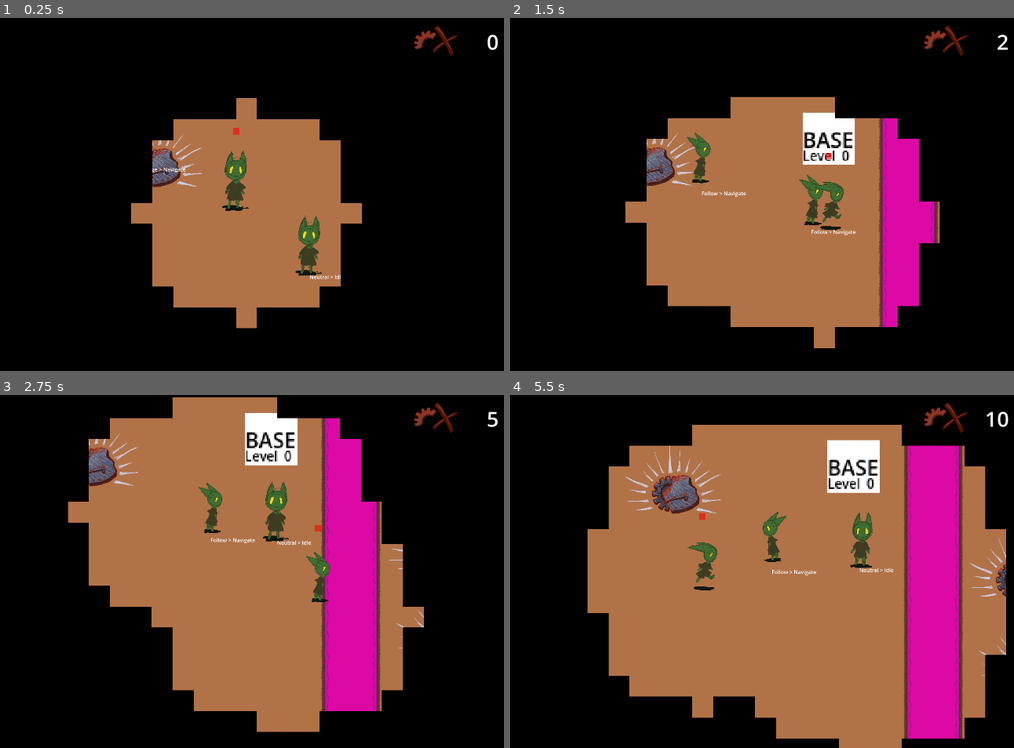
Above: before the commit, frames 1-4 (two rows, left to right).
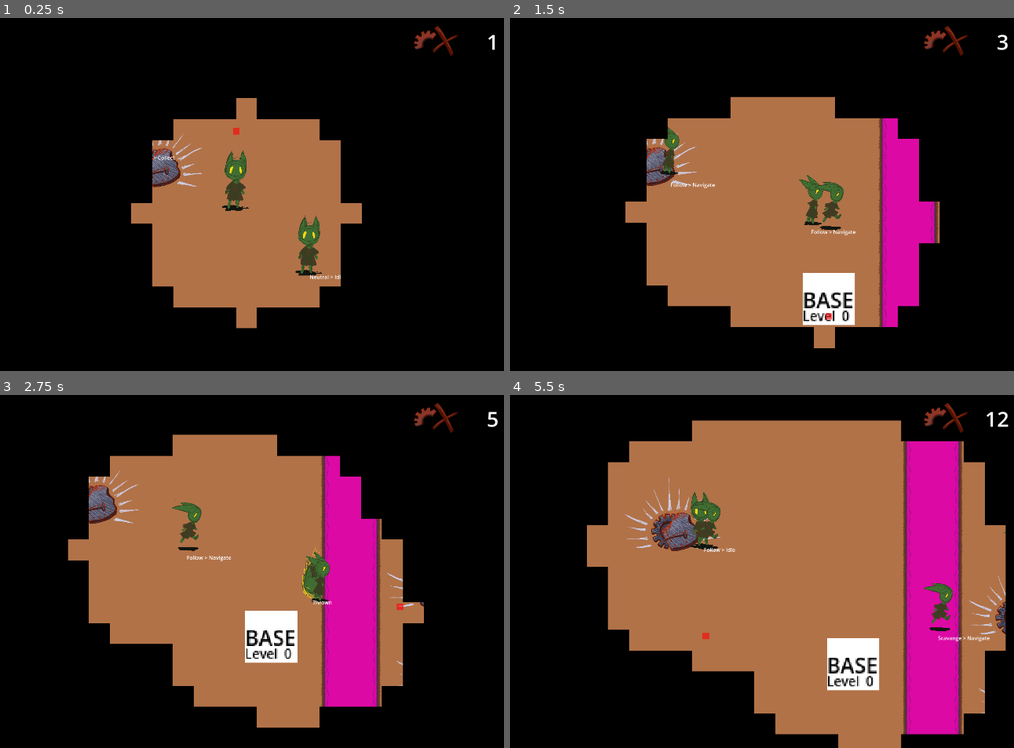
Above: after the commit, the same moments.

Repository: loteque/GoblinGame
Game: Godot game, scene res://main.tscn
Same seed, same stepped clock (60 frames per second), same inputs: the game is played once before the commit and once after it. Sound files missing from this copy of the repository are replaced by a short silence.
Inputs:
- Up to frame 1 (0.25 s): no input
- Up to frame 2 (1.5 s): hold D (right) 0.53-1.28 s; hold Shift (call) 0.53-1.28 s; hold S (down) from 1.28 s (still down); tap G (place) at 1.35 s
- Up to frame 3 (2.75 s): release S (down) at 2.03 s; hold D (right) from 2.03 s (still down); tap Space (select) at 2.1 s
- Up to frame 4 (5.5 s): release D (right) at 2.78 s; hold W (up) 2.78-3.53 s; tap Shift (call) at 2.85 s; hold A (left) 3.53-5.03 s; tap G (place) at 3.6 s; tap Space (select) at 4.35 s; hold S (down) from 5.03 s (still down); hold Shift (call) from 5.03 s (still down)

The runs differ from the first frame. In frame 1, 0.1% of the frame differs, in the area x 30-99%, y 4-44%; in frame 2, 3.8%; in frame 3, 14%; in frame 4, 14%, in the area x 15-99%, y 4-100%.

Commit message:
Control throw direction with movement
Closes #139

Diff:
--- a/project/PlayerCharacter.gd
+++ b/project/PlayerCharacter.gd
@@ -2,6 +2,7 @@
 
 @export var speed = 400
 @export var throw_target: Marker2D
+@export var marker_range: float = 250
 @export var cursor: Area2D
 @export var follow_target: Marker2D
 @export var team: TeamManager.Team = TeamManager.Team.PLAYER
@@ -14,6 +15,12 @@
 
 signal called_goblins()
 
+func update_marker_position(player_direction: Vector2):
+    if player_direction.length() == 0:
+        return
+    var marker_position = global_position + player_direction * marker_range
+    throw_target.global_position = marker_position
+
 func receive_attack(attack: Attack):
     health_component.receive_attack(attack)
 
@@ -23,6 +30,7 @@
 
 func update_body():
     var input_direction = get_input()
+    update_marker_position(input_direction)
     velocity = input_direction * speed
     move_and_slide()
 
--- a/project/scavange_state.gd
+++ b/project/scavange_state.gd
@@ -8,7 +8,7 @@
 @onready var collect = $Collect
 @onready var actor_core: ActorCore = %ActorCore
 
-@export var scavange_range: float = 40.0
+@export var scavange_range: float = 100.0
 
 func is_close_enough():
     var distance = actor_core.actor.global_position.distance_to(target.global_position)
--- a/project/thrown_state.gd
+++ b/project/thrown_state.gd
@@ -11,7 +11,7 @@
 var movement_delta: float
 
 @export var speed = 8000
-@export var position_tolorance: float = 40
+@export var position_tolorance: float = 10
 
 func is_close_enough():
     var distance = actor.global_position.distance_to(target_position)
